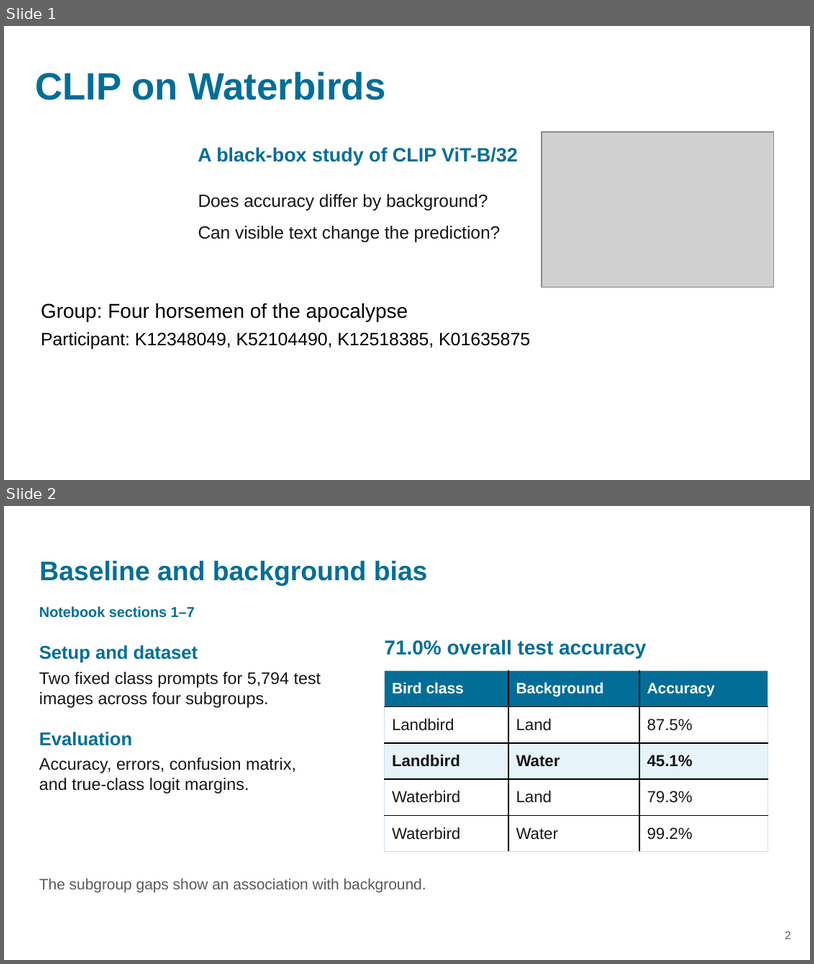
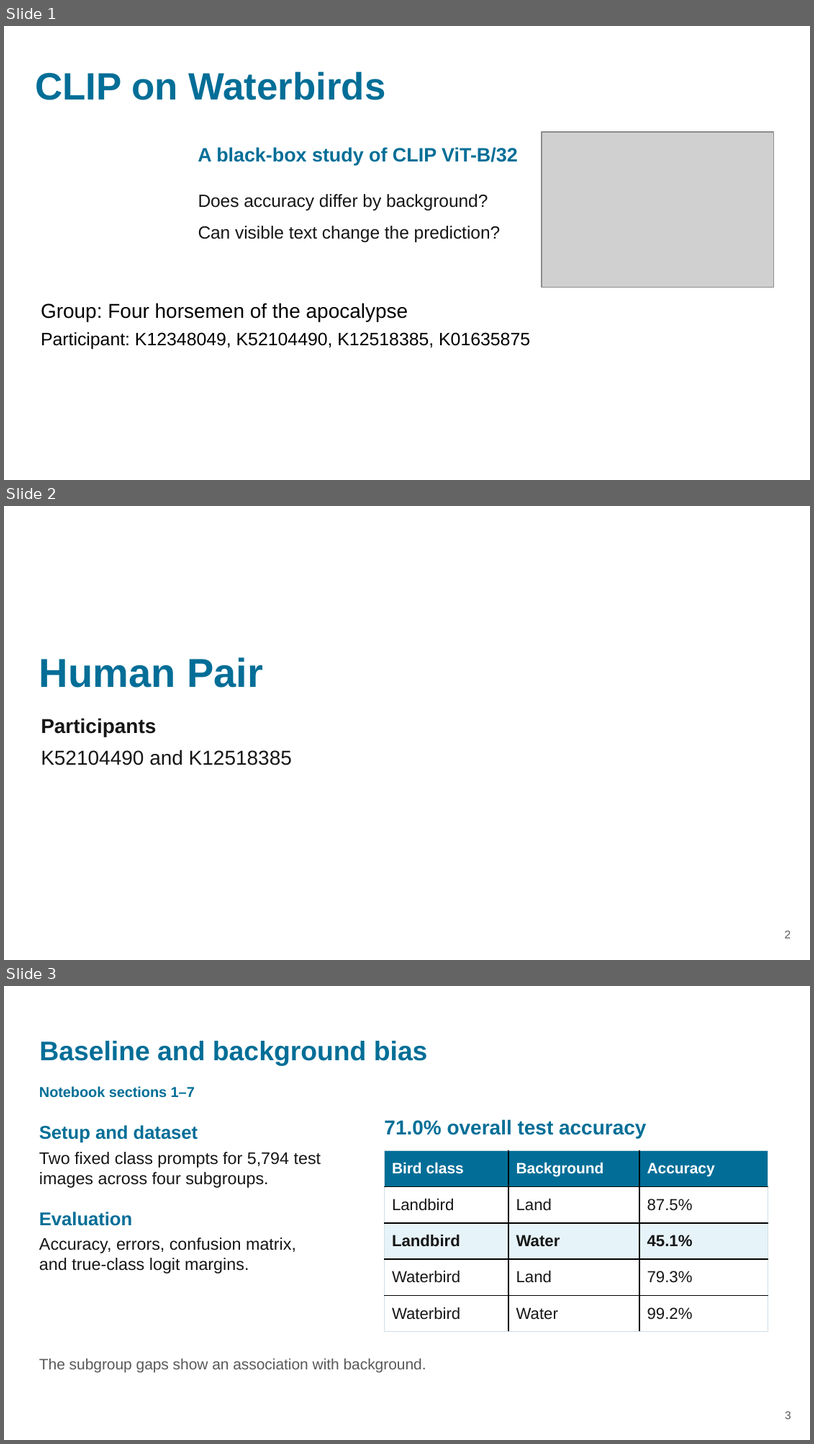
Before and after one commit to ffirani/jku-ai-visualization, a slide deck: Phase_1/Manual Team/Presentation/Waterbirds Phase I - JKU Prediction Shift.pptx. Shown one above the other, each under a label of ours: slides 1 and 2 before the commit, slides 1, 2 and 3 after it. The pictures are 814x964 and 814x1444 pixels, drawn with LibreOffice and Linux fonts; fonts in the diff are those of the drawing; grey boxes stand for pictures; background and template pictures are left out. Boxes give left, top, right and bottom in pixels: in the first picture for what was removed or moved away, otherwise in the second. Text is boxed around its words. In the diff, an @@ line names an element or a change of style, - is before the commit and + after.

Commit message:
Add pair introduction slides

```diff
--- a/Phase_1/Manual Team/Presentation/Waterbirds Phase I - JKU Prediction Shift.pptx
+++ b/Phase_1/Manual Team/Presentation/Waterbirds Phase I - JKU Prediction Shift.pptx
@@ slide 2 added at (4,506,810,960), background #FFFFFF @@
@@ text added at (39,657,263,687), 36 pt, text #026E97, bold @@
+Human Pair
@@ text added at (41,718,156,736), 18 pt, text #161616, bold @@
+Participants
@@ text added at (41,749,292,765), 18 pt, text #161616 @@
+K52104490 and K12518385
@@ text added at (785,930,792,938), 10 pt, text #595959 @@
+2
@@ what was slide 2 is now slide 3 @@
@@ page number at (785,1411,792,1419): text changed @@
-2
+3
```
Also in this commit, not shown: 1 other slide added.
